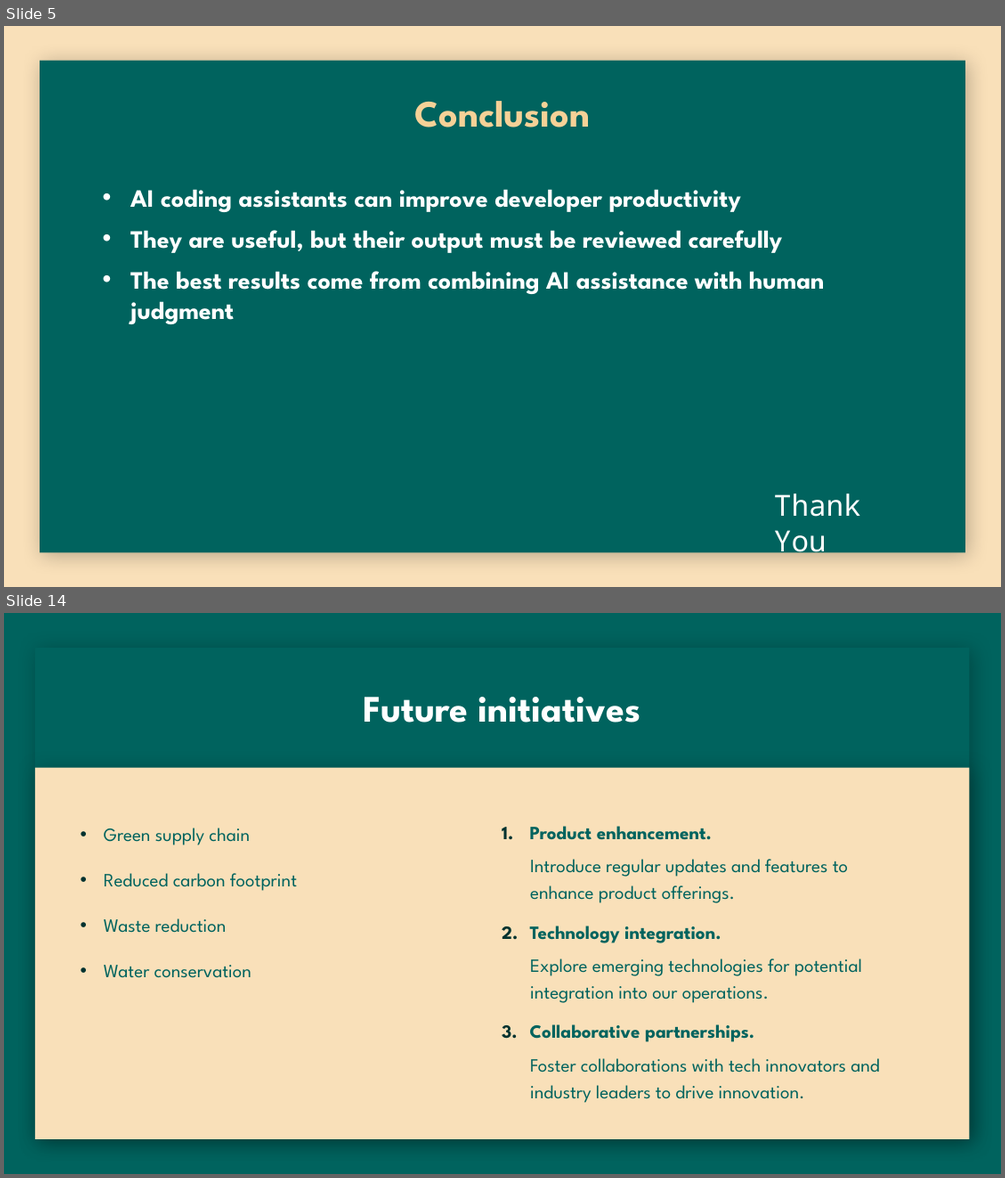
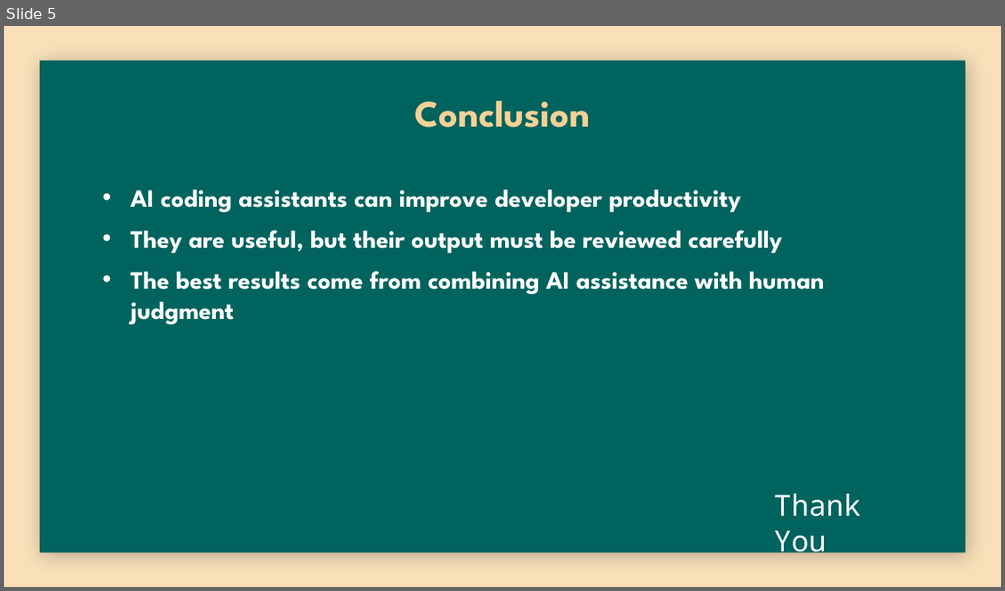
Before and after one commit to mrmohdjbr/ai-coding-assistants-project, a slide deck: How AI Coding Assistants Are Changing Software Development.pptx. Shown one above the other, each under a label of ours: slides 5 and 14 before the commit, slide 5 after it; the slides between them are not shown. The pictures are 1005x1178 and 1005x591 pixels, drawn with LibreOffice and Linux fonts; fonts in the diff are those of the drawing; background and template pictures are left out. Boxes give left, top, right and bottom in pixels: in the first picture for what was removed or moved away, otherwise in the second. Text is boxed around its words. In the diff, an @@ line names an element or a change of style, - is before the commit and + after.

Commit message:
Update presentation slides

```diff
--- a/How AI Coding Assistants Are Changing Software Development.pptx
+++ b/How AI Coding Assistants Are Changing Software Development.pptx
@@ slide 14 removed at (4,613,1001,1174), background picture (left out) @@
@@ rectangle removed at (35,648,970,1139) @@
@@ title removed at (363,697,640,722) @@
-Future initiatives
@@ rectangle removed at (35,768,970,1140) @@
@@ text removed at (530,826,880,1103) @@
-1. Product enhancement.
-  Introduce regular updates and features to enhance product offerings.
-2. Technology integration.
-  Explore emerging technologies for potential integration into our operations.
-3. Collaborative partnerships.
-  Foster collaborations with tech innovators and industry leaders to drive innovation.
@@ text removed at (104,827,297,978) @@
-• Green supply chain
-• Reduced carbon footprint
-• Waste reduction
-• Water conservation
```
Also in this commit, not shown: 9 other slides removed.
